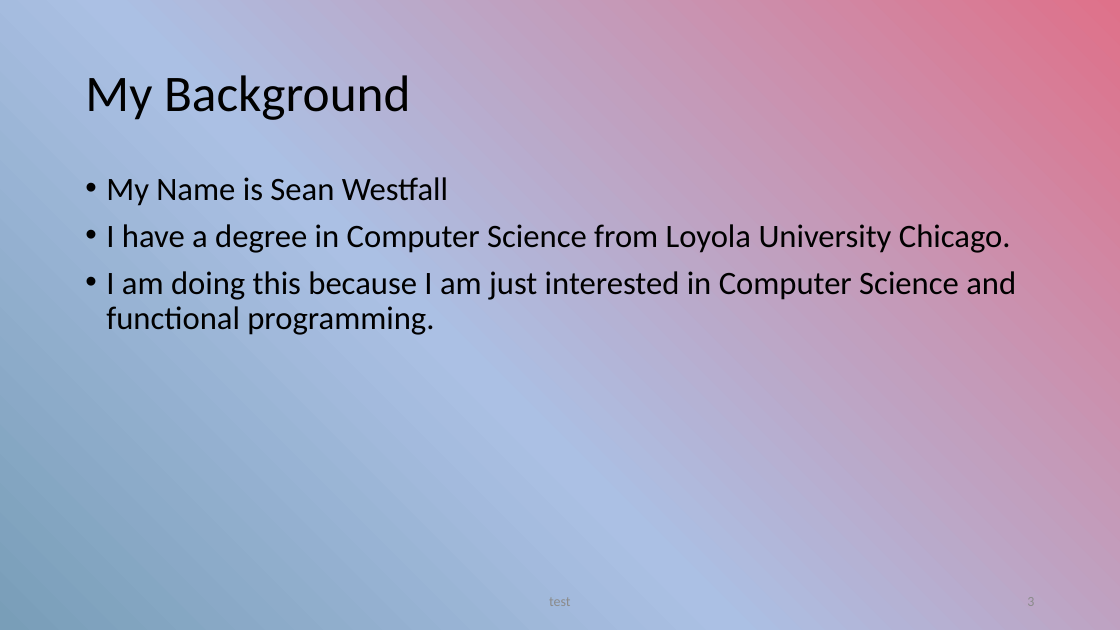
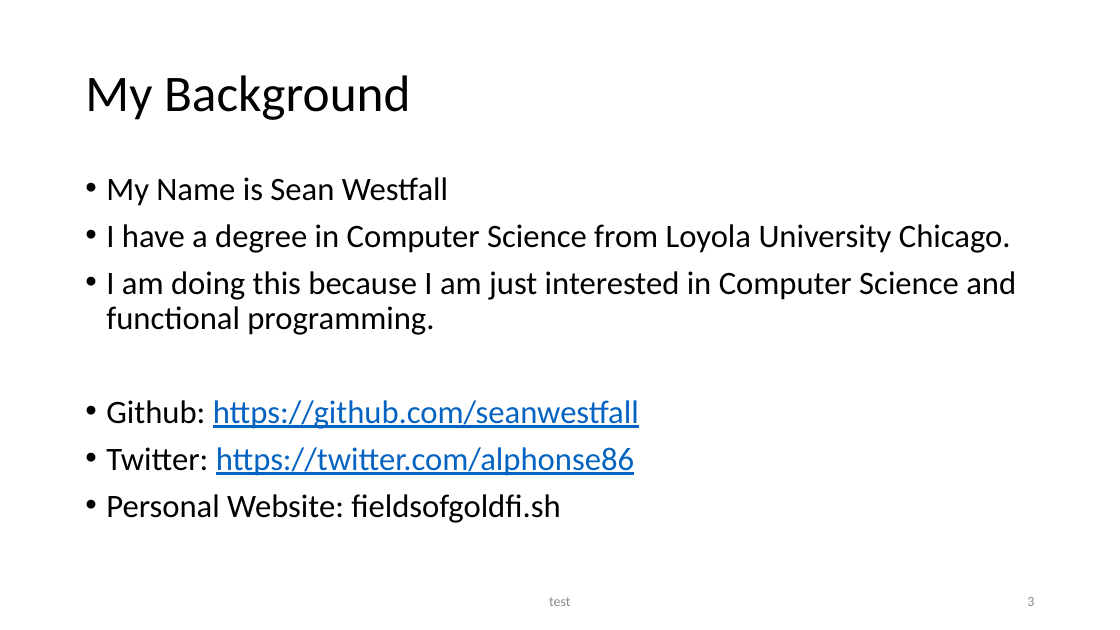
Before and after one commit to seanwestfall/algorithm_w_presentation, a slide deck: slide 2 of Presentation1.pptx. Drawn at 1120x630 pixels with LibreOffice and Linux fonts; fonts in the diff are those of the drawing. Boxes give left, top, right and bottom in pixels: in the first picture for what was removed or moved away, otherwise in the second. Text is boxed around its words. In the diff, an @@ line names an element or a change of style, - is before the commit and + after.

Commit message:
Updated the background and the about slide

```diff
--- a/Presentation1.pptx
+++ b/Presentation1.pptx
@@ background gradient #799EB8 to #ABC0E4 to #DF718A to #FFFFFF @@
@@ text at <box>106,400,639,523</box>: paragraphs added @@
+• Github: https://github.com/seanwestfall
+• Twitter: https://twitter.com/alphonse86
+• Personal Website: fieldsofgoldfi.sh
```
Also in this commit, not shown: 7 other slides changed, 1 slide added.
